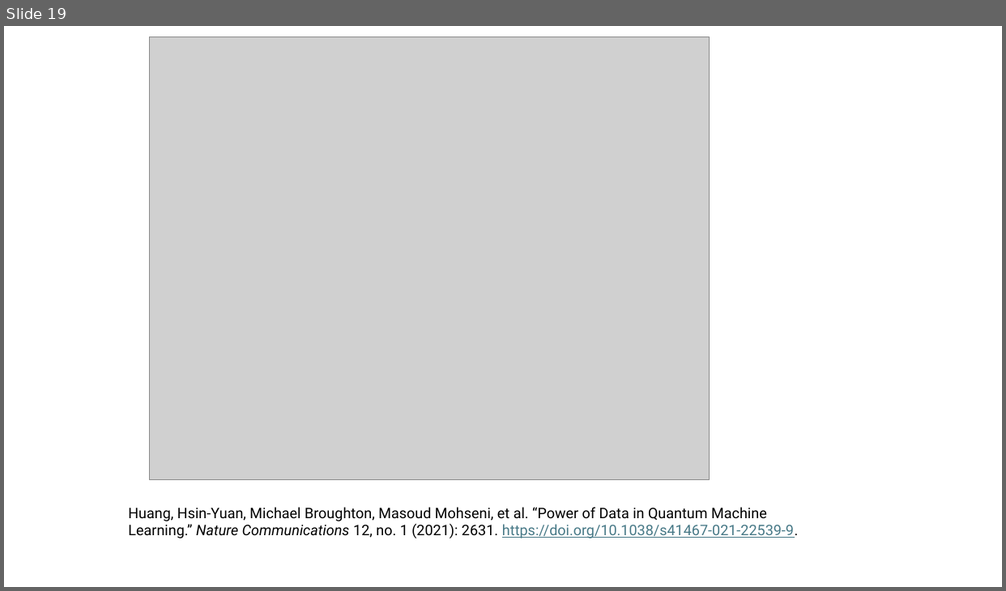
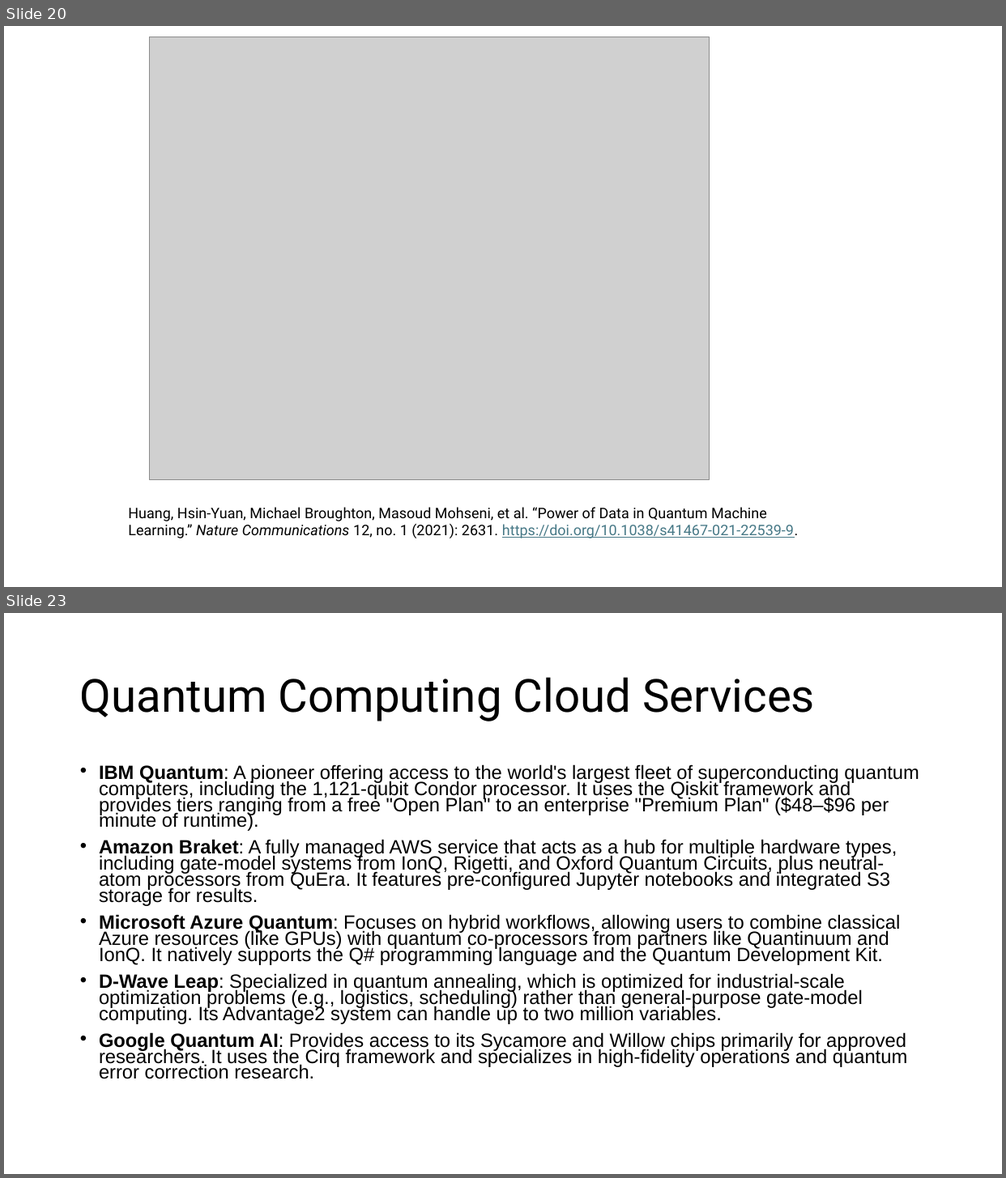
Before and after one commit to aebergl/Presentations, a slide deck: QuantumComputing.pptx. Shown one above the other, each under a label of ours: slide 19 before the commit, slides 20 and 23 after it; the slides between them are not shown. The pictures are 1006x591 and 1006x1178 pixels, drawn with LibreOffice and Linux fonts; fonts in the diff are those of the drawing; grey boxes stand for pictures. Boxes give left, top, right and bottom in pixels: in the first picture for what was removed or moved away, otherwise in the second. Text is boxed around its words. In the diff, an @@ line names an element or a change of style, - is before the commit and + after.

```diff
--- a/QuantumComputing.pptx
+++ b/QuantumComputing.pptx
@@ slide 23 added at (4, 613, 1002, 1174), background #FFFFFF @@
@@ title added at (80, 677, 815, 722), 44 pt, text #000000 @@
+Quantum Computing Cloud Services
@@ text added at (99, 764, 918, 1080), 18.5 pt, text #000000 @@
+• IBM Quantum: A pioneer offering access to the world's largest fleet of superconducting quantum computers, including the 1,121-qubit Condor processor. It uses the Qiskit framework and provides tiers ranging from a free "Open Plan" to an enterprise "Premium Plan" ($48–$96 per minute of runtime).
+• Amazon Braket: A fully managed AWS service that acts as a hub for multiple hardware types, including gate-model systems from IonQ, Rigetti, and Oxford Quantum Circuits, plus neutral-atom processors from QuEra. It features pre-configured Jupyter notebooks and integrated S3 storage for results.
+• Microsoft Azure Quantum: Focuses on hybrid workflows, allowing users to combine classical Azure resources (like GPUs) with quantum co-processors from partners like Quantinuum and IonQ. It natively supports the Q# programming language and the Quantum Development Kit.
+• D-Wave Leap: Specialized in quantum annealing, which is optimized for industrial-scale optimization problems (e.g., logistics, scheduling) rather than general-purpose gate-model computing. Its Advantage2 system can handle up to two million variables.
+• Google Quantum AI: Provides access to its Sycamore and Willow chips primarily for approved researchers. It uses the Cirq framework and specializes in high-fidelity operations and quantum error correction research.
@@ what was slide 19 is now slide 20 @@
```
Also in this commit, not shown: 6 slides changed, 9 other slides added, 4 slides removed, 1 other file.
